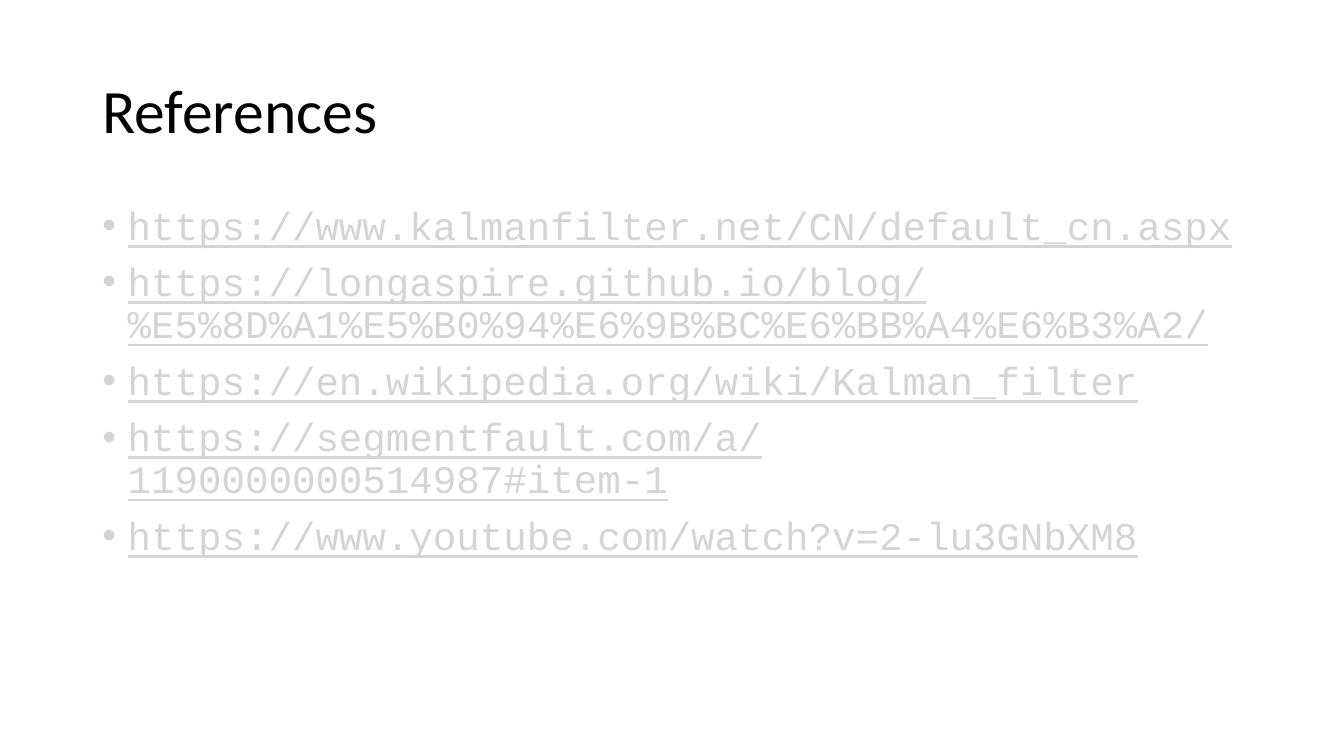
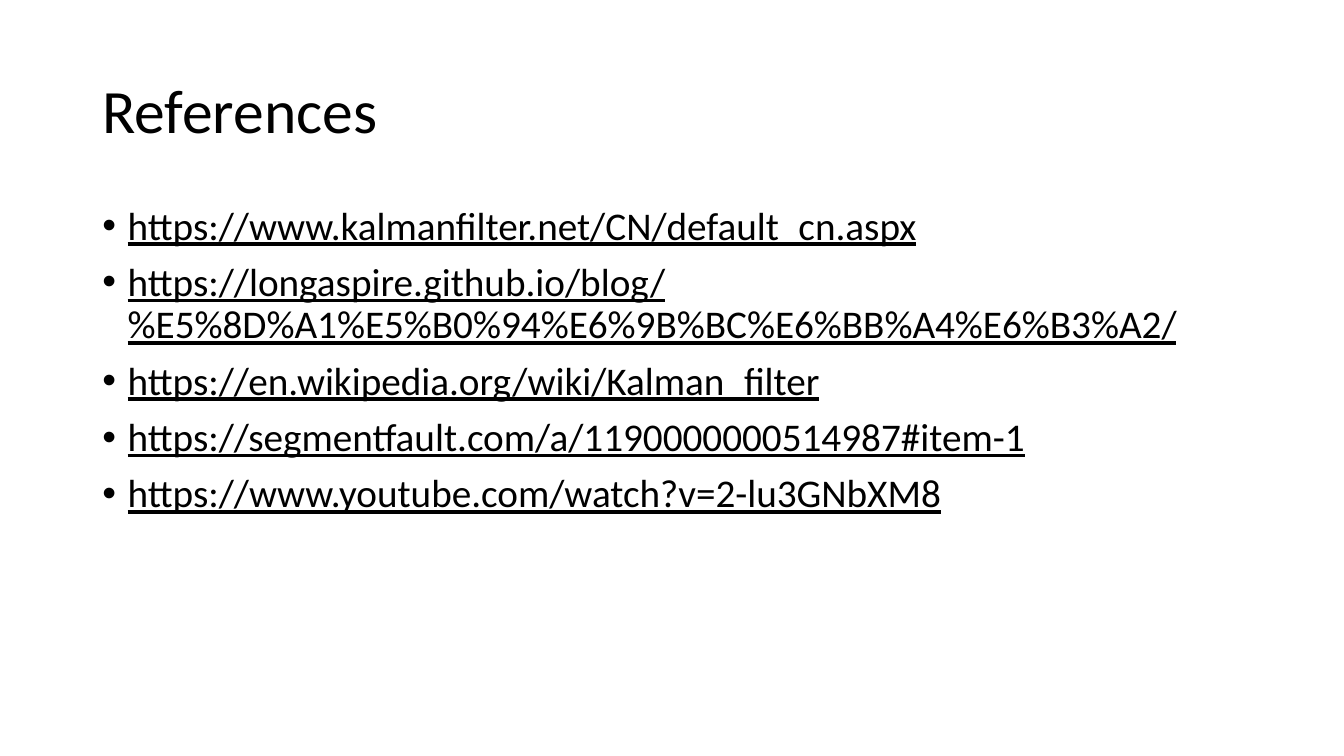
Before and after one commit to jet-w/jet-w.blog, a slide deck: slide 16 of src/.vuepress/public/data/unisa/AdvancedAnalytic1/project/Kalman Filter.pptx (slide 13 before the commit). Drawn at 1344x756 pixels with LibreOffice and Linux fonts; fonts in the diff are those of the drawing. Boxes give left, top, right and bottom in pixels: in the first picture for what was removed or moved away, otherwise in the second. Text is boxed around its words. In the diff, an @@ line names an element or a change of style, - is before the commit and + after.

```diff
--- a/src/.vuepress/public/data/unisa/AdvancedAnalytic1/project/Kalman Filter.pptx
+++ b/src/.vuepress/public/data/unisa/AdvancedAnalytic1/project/Kalman Filter.pptx
@@ text "https://www.kalmanfilter.net/CN/default_cn.aspx" at [128, 212, 1177, 514]: font Courier New to Calibri, text colour #D4D4D4 to #000000 @@
```
Also in this commit, not shown: 3 other slides changed, 3 slides added, 1 other file.
